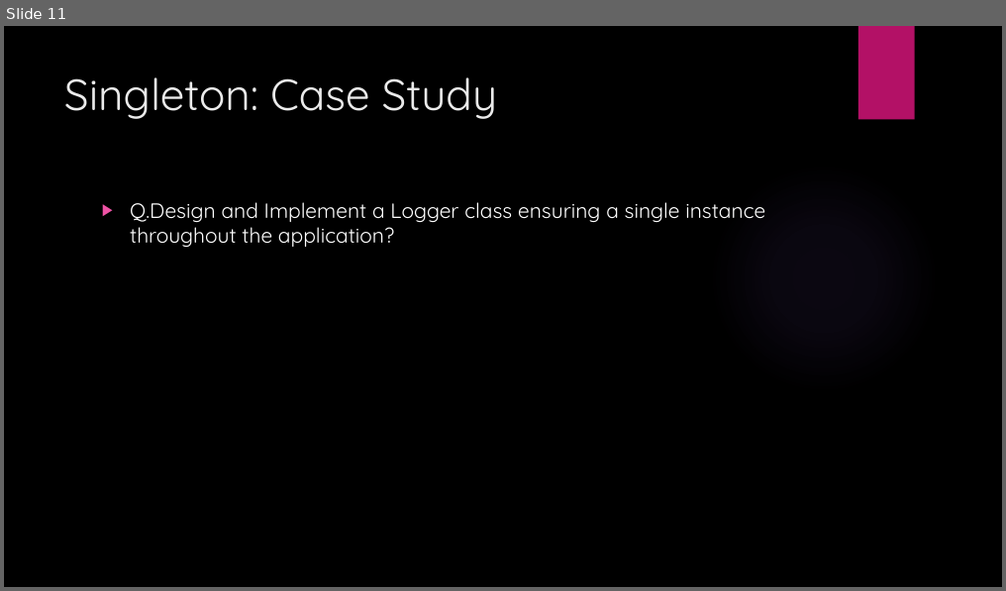
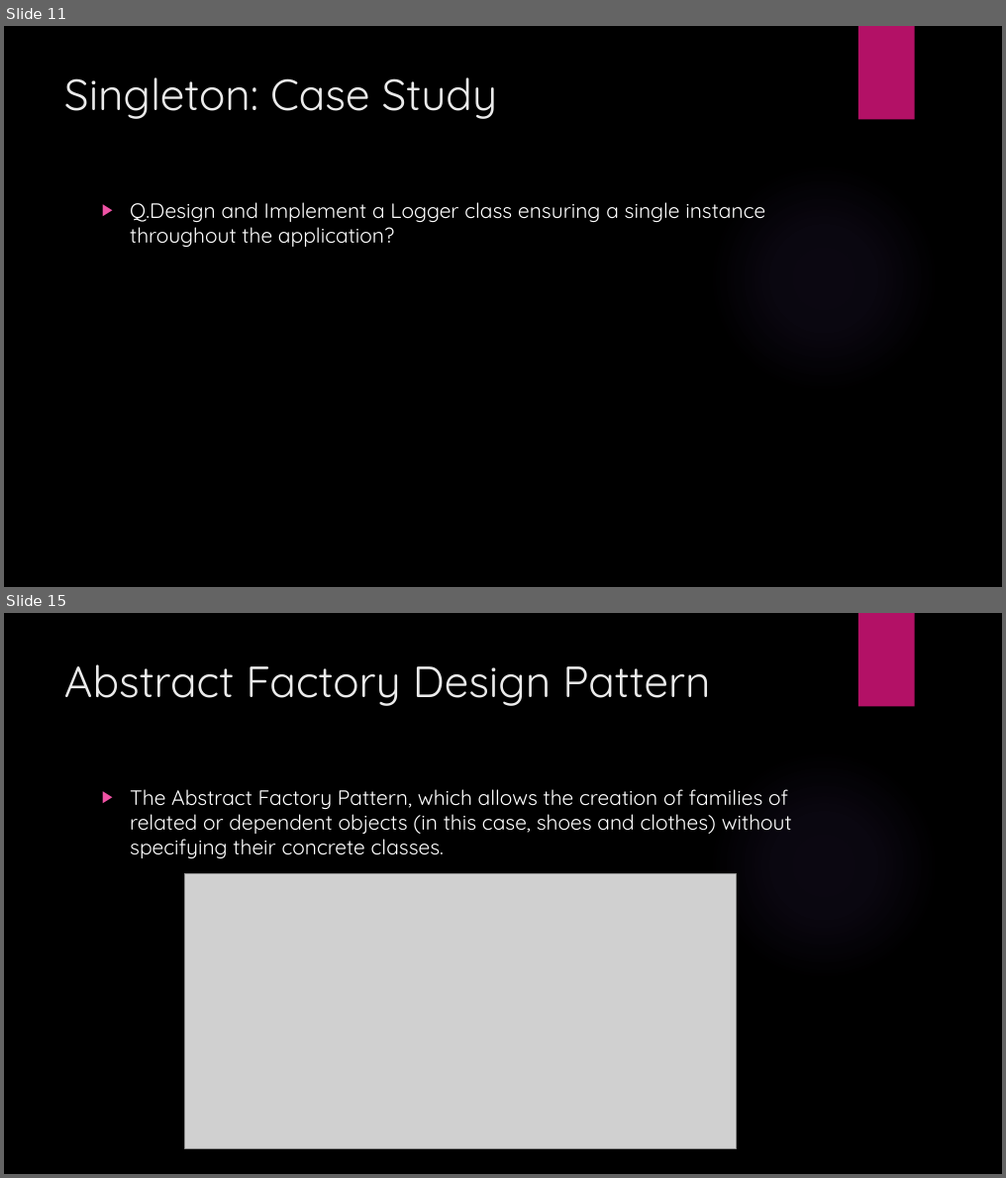
Before and after one commit to coderameen/Software-Architecture-and-Design-Patterns-in-Python-and-StarUML-Tool, a slide deck: Software Design Patterns PPT.pptx. Shown one above the other, each under a label of ours: slide 11 before the commit, slides 11 and 15 after it; the slides between them are not shown. The pictures are 1006x591 and 1006x1178 pixels, drawn with LibreOffice and Linux fonts; fonts in the diff are those of the drawing; grey boxes stand for pictures; background and template pictures are left out. Boxes give left, top, right and bottom in pixels: in the first picture for what was removed or moved away, otherwise in the second. Text is boxed around its words. In the diff, an @@ line names an element or a change of style, - is before the commit and + after.

Commit message:
added Design pattern PPT

```diff
--- a/Software Design Patterns PPT.pptx
+++ b/Software Design Patterns PPT.pptx
@@ slide 15 added at (x1=4, y1=613, x2=1002, y2=1174), background picture (left out); not listed: 2 template elements that a slide beside it also shows @@
@@ title added at (x1=64, y1=664, x2=710, y2=706), 42 pt, text #EBEBEB @@
+Abstract Factory Design Pattern
@@ text added at (x1=130, y1=789, x2=792, y2=860), 20 pt, text #FFFFFF @@
+▶ The Abstract Factory Pattern, which allows the creation of families of related or dependent objects (in this case, shoes and clothes) without specifying their concrete classes.
@@ picture added at (x1=185, y1=874, x2=737, y2=1150) @@
```
Also in this commit, not shown: 6 slides changed, 15 other slides added.
